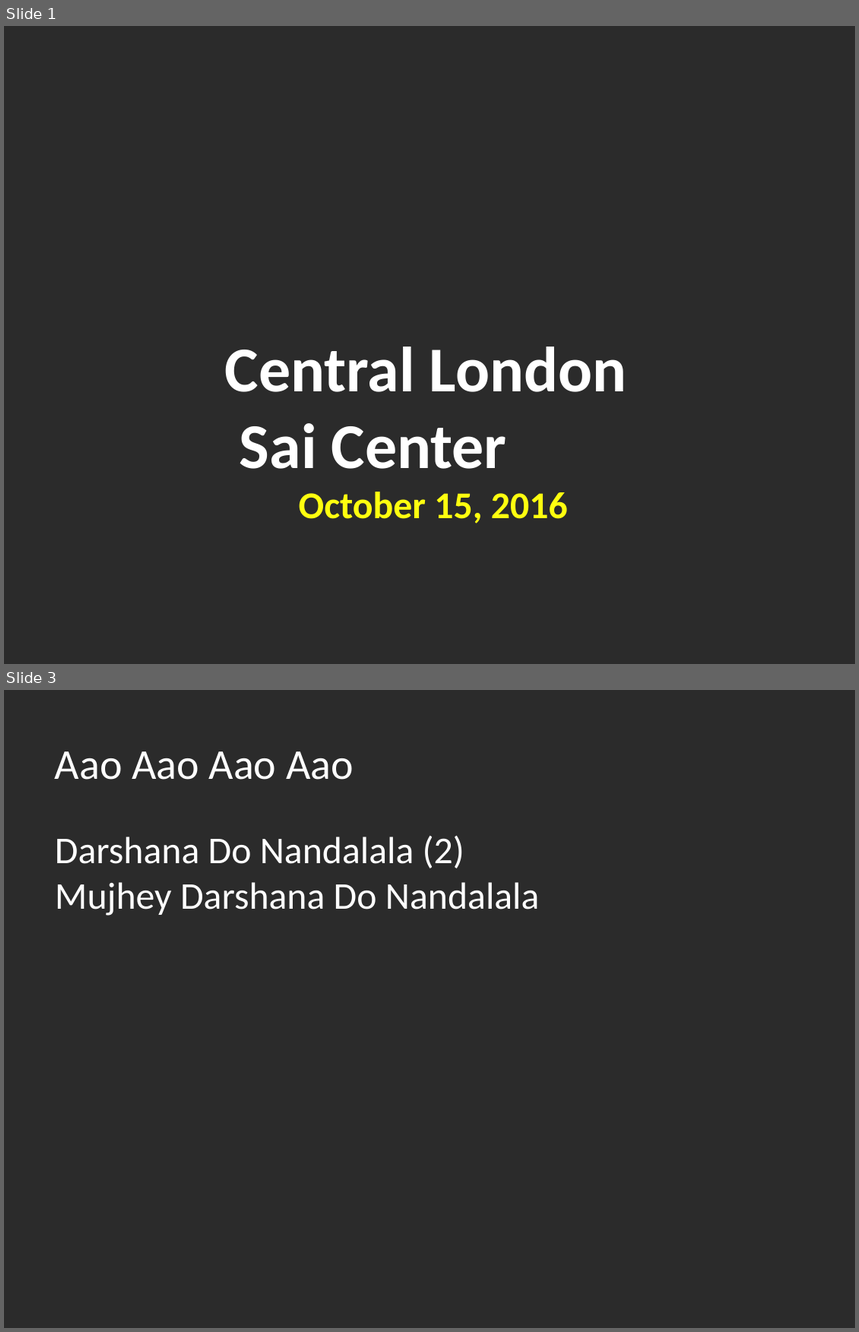
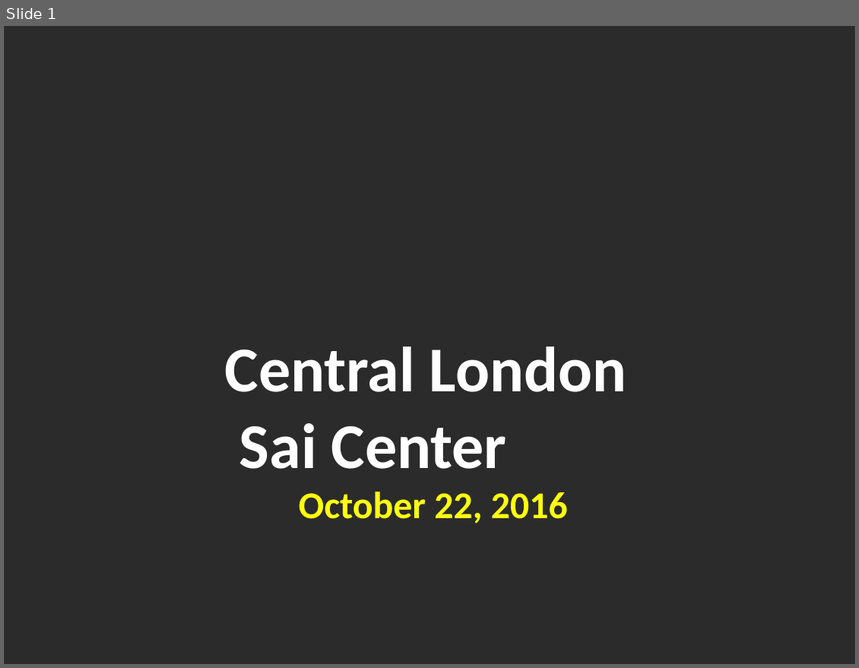
Before and after one commit to riteshreddyr/bhajanpresentationmaker, a slide deck: generated_ppts/bhajans.pptx. Shown one above the other, each under a label of ours: slides 1 and 3 before the commit, slide 1 after it; the slides between them are not shown. The pictures are 859x1332 and 859x668 pixels, drawn with LibreOffice and Linux fonts; fonts in the diff are those of the drawing; background and template pictures are left out; a plain dark background stands for a picture behind light text. Boxes give left, top, right and bottom in pixels: in the first picture for what was removed or moved away, otherwise in the second. Text is boxed around its words. In the diff, an @@ line names an element or a change of style, - is before the commit and + after.

```diff
--- a/generated_ppts/bhajans.pptx
+++ b/generated_ppts/bhajans.pptx
@@ slide 3 removed at (4,690,855,1328), background picture (left out) @@
@@ text removed at (55,752,354,780) @@
-Aao Aao Aao Aao
@@ text removed at (55,835,540,916) @@
-Darshana Do Nandalala (2)
-Mujhey Darshana Do Nandalala
@@ slide 1 changed as well @@
@@ text at (225,347,626,524): text changed @@
-Central London
-Sai Center
-October 15, 2016
+Central London
+Sai Center
+October 22, 2016
```
Also in this commit, not shown: 1 slide added, 2 other slides removed, 2 other files.
